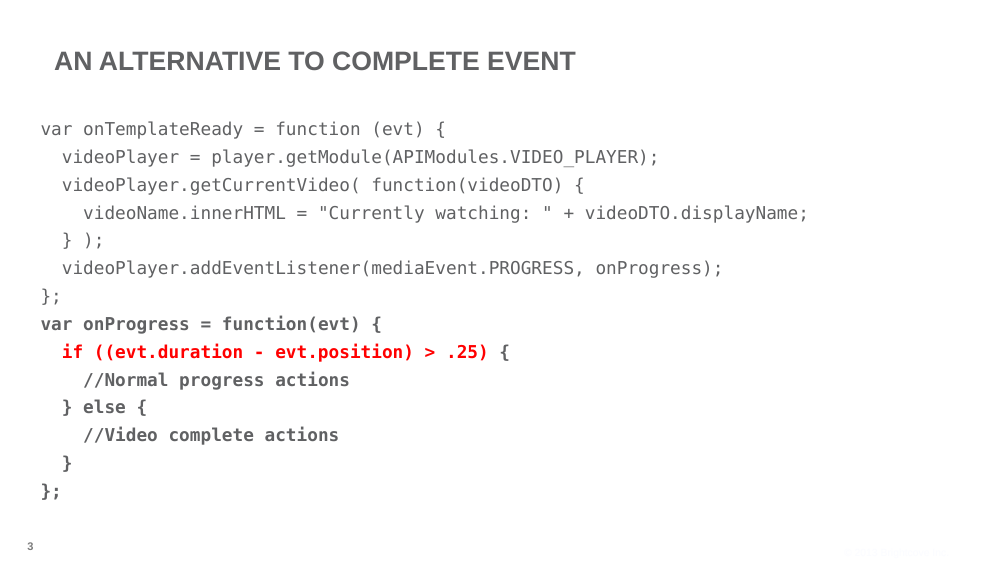
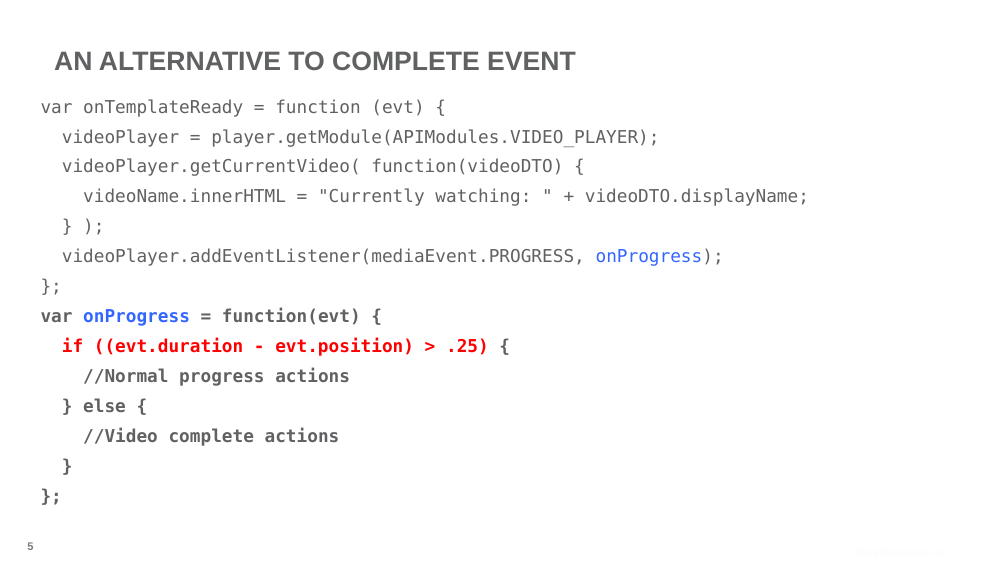
Before and after one commit to BrightcoveLearning/VideoCloudSmartPlayerAPI, a slide deck: slide 5 of VideoSessionsMaterials/v9-event-listeners.pptx (slide 3 before the commit). Drawn at 1008x567 pixels with LibreOffice and Linux fonts; fonts in the diff are those of the drawing; background and template pictures are left out. Boxes give left, top, right and bottom in pixels: in the first picture for what was removed or moved away, otherwise in the second. Text is boxed around its words. In the diff, an @@ line names an element or a change of style, - is before the commit and + after.

Commit message:
Creating/Updating slides for video recordings

```diff
--- a/VideoSessionsMaterials/v9-event-listeners.pptx
+++ b/VideoSessionsMaterials/v9-event-listeners.pptx
@@ text "var onTemplateReady = function (evt) ...": place and size @@
-text "var onTemplateReady = function (evt) ..." at bbox=[41, 121, 809, 445]
+text "var onTemplateReady = function (evt) ..." at bbox=[41, 99, 809, 446]
@@ text "var onTemplateReady = function (evt) ..." at bbox=[41, 99, 809, 446]: text colour #606163 to #3366FF in "onProgress);", "onProgress"; line spacing 1.1 to 1.2 @@
```
Also in this commit, not shown: 1 other slide changed, 2 slides added, 9 other files.
